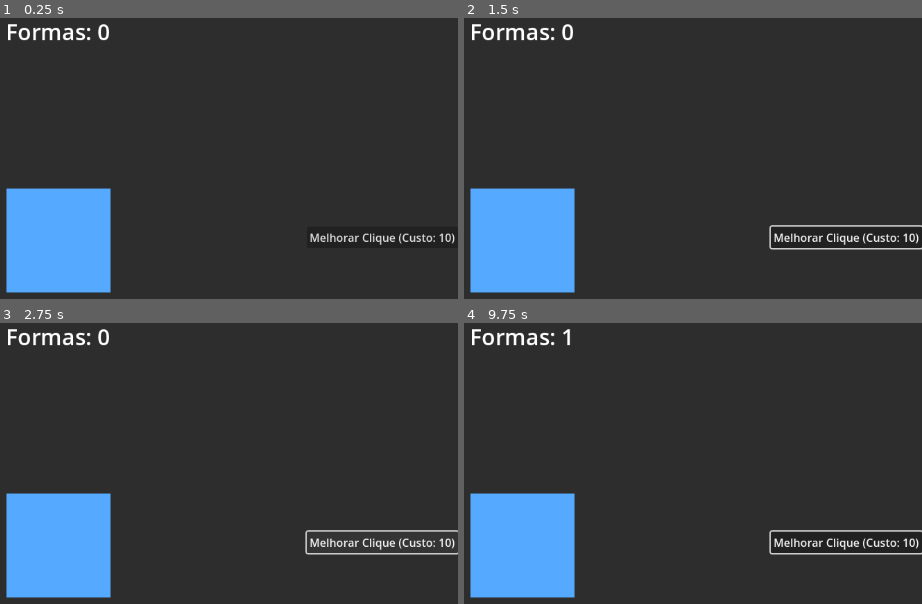
Above: before the commit, frames 1-4 (two rows, left to right).
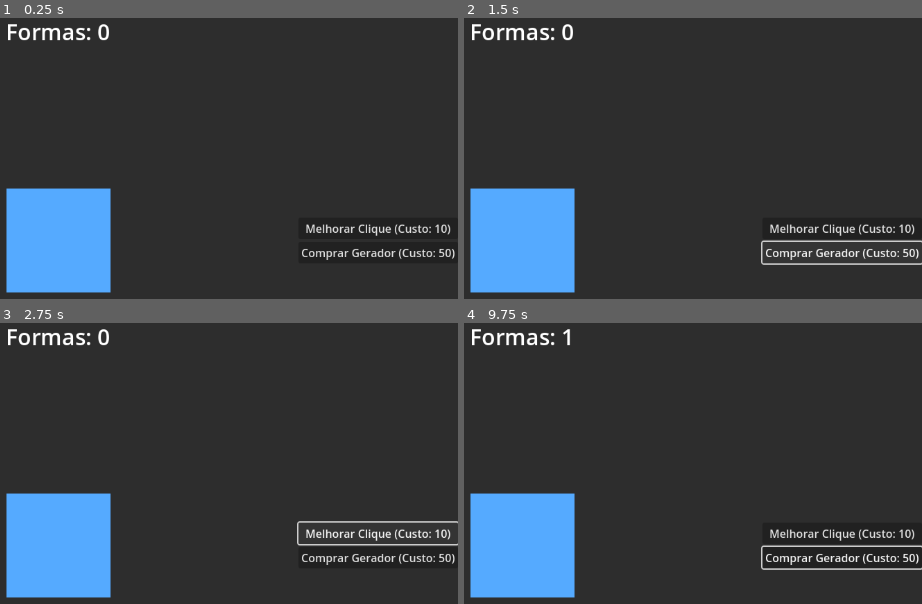
Above: after the commit, the same moments.

Repository: barrigaverd/Repositorio-do-jogo-feito-no-livro---Fabrica-de-Formas-Idle
Game: Godot game, scene res://mundo.tscn
The game is run twice, just before and just after one commit, with the same random seed, the same clock (stepped at 60 frames per second) and the same inputs.
Inputs (mouse positions are in pixels of both pictures, inside the frame that each line leads up to):
- Up to frame 1 (0.25 s): no input
- Up to frame 2 (1.5 s): click "Melhorar Clique (Custo: 10)" at 0.5 s; click (844, 251) at 1.25 s, where only the run after the commit has a clickable "Comprar Gerador (Custo: 50)"
- Up to frame 3 (2.75 s): click "Melhorar Clique (Custo: 10)" at 2 s
- Up to frame 4 (9.75 s): click (844, 556) at 2.75 s, where only the run after the commit has a clickable "Comprar Gerador (Custo: 50)"; click "Melhorar Clique (Custo: 10)" at 3.5 s; click (844, 556) at 4.25 s, where only the run after the commit has a clickable "Comprar Gerador (Custo: 50)"; tap Enter at 5, 6.5, 8 s; move the mouse to (697, 522) at 5.02 s; click (697, 522) at 5.17 s; tap Space at 5.75, 7.25, 8.75 s; move the mouse to (outside the picture) at 5.77 s; click (outside the picture) at 5.92 s; move the mouse to (601, 446) at 6.52 s; click (601, 446) at 6.67 s; move the mouse to (outside the picture) at 7.27 s; click (outside the picture) at 7.42 s; move the mouse to (outside the picture) at 8.02 s; click (outside the picture) at 8.17 s; move the mouse to (outside the picture) at 8.77 s; click (outside the picture) at 8.92 s; move the mouse to (560, 544) at 9.52 s; click (560, 544) at 9.67 s

The runs differ from the first frame. In frame 1, 1.5% of the frame differs, in the area x 65-100%, y 73-87%; in frame 2, 2.3%, in the area x 64-100%, y 73-88%; in frame 3, 2.2%; in frame 4, 2.2%.

Commit message:
Feito Capitulo 7 indo para o 8

Diff:
--- a/mundo.gd
+++ b/mundo.gd
@@ -2,6 +2,7 @@
 
 @onready var exibidor_de_pontos = $Interface/ExibidorDePontos
 @onready var botao_upgrade_clique = $Interface/MenuDeUpgrades/BotaoUpgradeClique
+@onready var botao_comprar_gerador = $Interface/MenuDeUpgrades/BotaoComprarGerador
 
 # --- Variáveis do Jogo ---
 # Armazena a quantidade total de "formas" que o jogador possui.
@@ -10,6 +11,10 @@
 var formas_por_clique = 1
 # Armazena o custo do próximo upgrade de clique.
 var custo_do_upgrade_de_clique = 10
+# Armazena quantas formas são geradas automaticamente por segundo.
+var formas_por_segundo = 0.0
+# Armazena o custo do nosso primeiro tipo de gerador.
+var custo_do_primeiro_gerador = 50
 
 # Esta função é chamada automaticamente uma vez quando o jogo começa.
 func _ready():
@@ -29,10 +34,9 @@
 
 # Uma função nossa, criada para manter a interface do usuário atualizada.
 func atualizar_interface():
-	exibidor_de_pontos.text = "Formas: %s" % formas_totais
+	exibidor_de_pontos.text = "Formas: %s" % int(formas_totais)
 	botao_upgrade_clique.text = "Melhorar Clique (Custo: %s)" % custo_do_upgrade_de_clique
-
-
+	botao_comprar_gerador.text = "Comprar Gerador (Custo: %s)" % custo_do_primeiro_gerador
 
 func _on_botao_upgrade_clique_pressed():
 	# Passo 1: O jogo verifica se o jogador tem formas suficientes.
@@ -52,3 +56,27 @@
 
 		# Passo 5: Atualiza toda a interface.
 		atualizar_interface()
+
+# Esta função é chamada a cada quadro (frame) do jogo.
+# 'delta' é o tempo em segundos que passou desde o último quadro.
+func _process(delta):
+	# Calcula quantas formas foram geradas neste exato quadro.
+	var formas_geradas_neste_quadro = formas_por_segundo * delta
+
+	# Adiciona o valor calculado ao nosso total de formas.
+	formas_totais = formas_totais + formas_geradas_neste_quadro
+
+	# Atualiza a interface para que o jogador veja a pontuação subindo!
+	atualizar_interface()
+
+func _on_botao_comprar_gerador_pressed():
+	# Verifica se o jogador pode pagar pelo gerador.
+	if formas_totais >= custo_do_primeiro_gerador:
+		# Se puder, subtrai o custo.
+		formas_totais = formas_totais - custo_do_primeiro_gerador
+
+		# Aumenta a produção de formas por segundo.
+		formas_por_segundo = formas_por_segundo + 0.5 # Cada gerador adiciona 0.5 formas/s
+
+		# Aumenta o custo para o próximo gerador.
+		custo_do_primeiro_gerador = floor(custo_do_primeiro_gerador * 1.20) # 20% mais caro
--- a/mundo.tscn
+++ b/mundo.tscn
@@ -44,6 +44,11 @@
 layout_mode = 2
 text = "Melhorar Clique (Custo: 10)"
 
+[node name="BotaoComprarGerador" type="Button" parent="Interface/MenuDeUpgrades"]
+custom_minimum_size = Vector2(200, 0)
+layout_mode = 2
+text = "Comprar Gerador (Custo: 50)"
+
 [node name="GeradorPrincipal" type="ColorRect" parent="."]
 offset_left = 501.0
 offset_top = 249.0
@@ -52,4 +57,5 @@
 color = Color(0.333333, 0.666667, 1, 1)
 
 [connection signal="pressed" from="Interface/MenuDeUpgrades/BotaoUpgradeClique" to="." method="_on_botao_upgrade_clique_pressed"]
+[connection signal="pressed" from="Interface/MenuDeUpgrades/BotaoComprarGerador" to="." method="_on_botao_comprar_gerador_pressed"]
 [connection signal="gui_input" from="GeradorPrincipal" to="." method="_on_gerador_principal_gui_input"]
